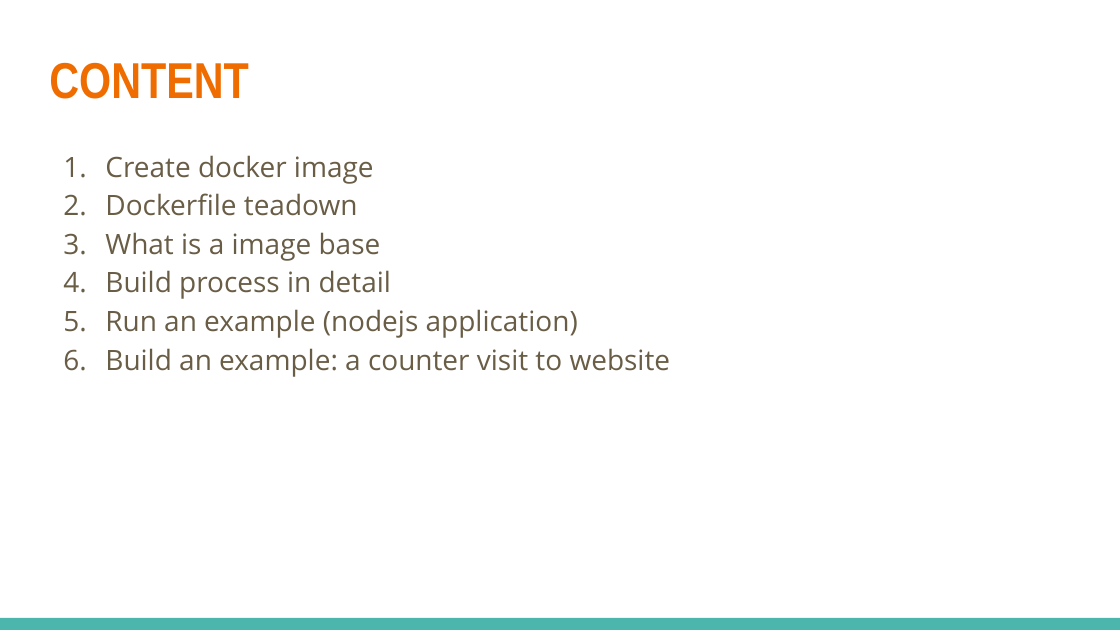
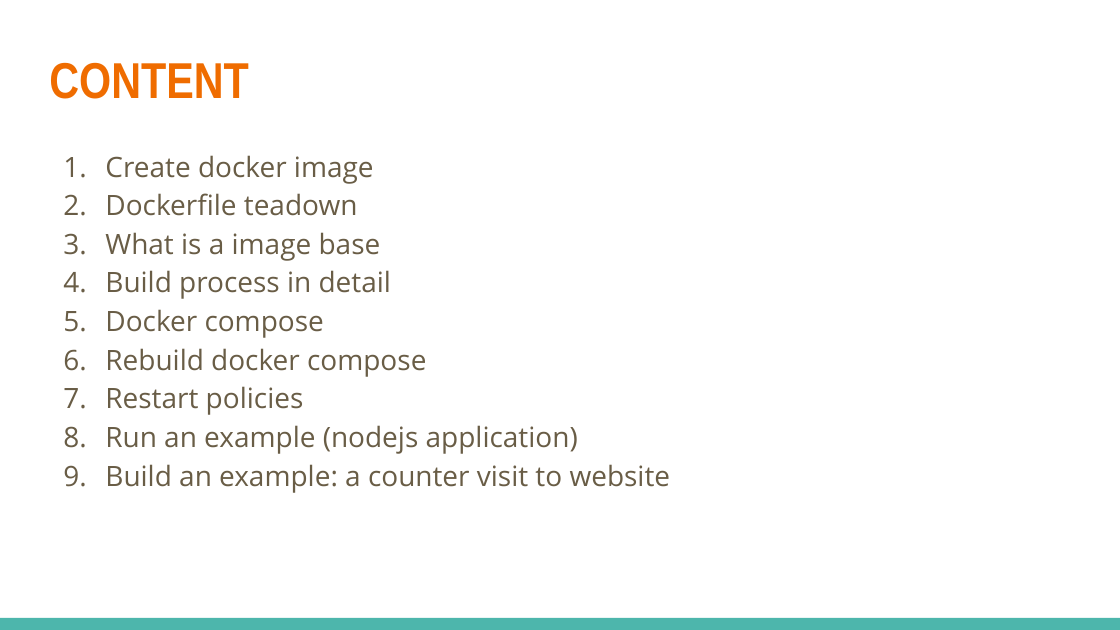
Before and after one commit to dinhhung09138/Learning-Example, a slide deck: slide 2 of Docker - 03 - Build a Custom Images Through Docker.pptx. Drawn at 1120x630 pixels with LibreOffice and Linux fonts; fonts in the diff are those of the drawing. Boxes give left, top, right and bottom in pixels: in the first picture for what was removed or moved away, otherwise in the second. Text is boxed around its words. In the diff, an @@ line names an element or a change of style, - is before the commit and + after.

Commit message:
Docker compose

```diff
--- a/Docker - 03 - Build a Custom Images Through Docker.pptx
+++ b/Docker - 03 - Build a Custom Images Through Docker.pptx
@@ text at [105,309,426,415]: paragraphs added @@
+5. Docker compose
+6. Rebuild docker compose
+7. Restart policies
```
Also in this commit, not shown: 1 other slide changed, 2 slides added, 26 slides removed, 2 other files.
